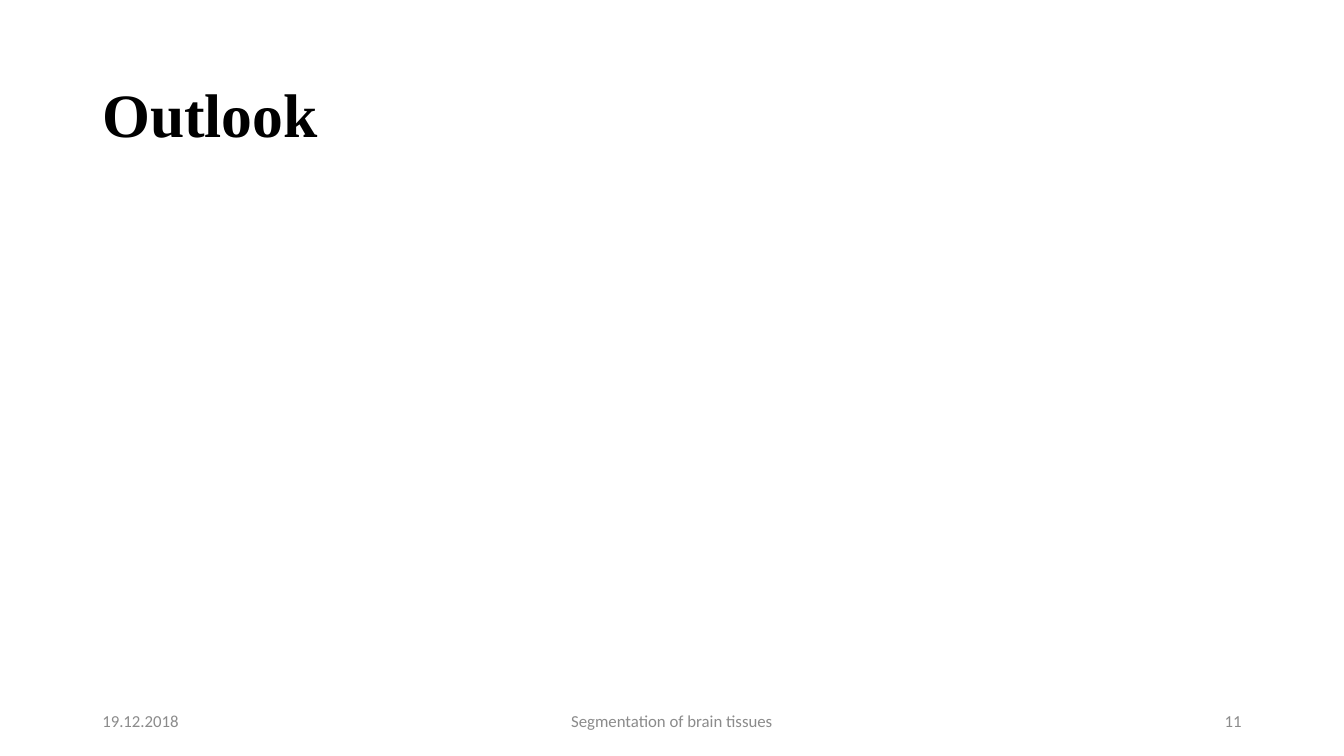
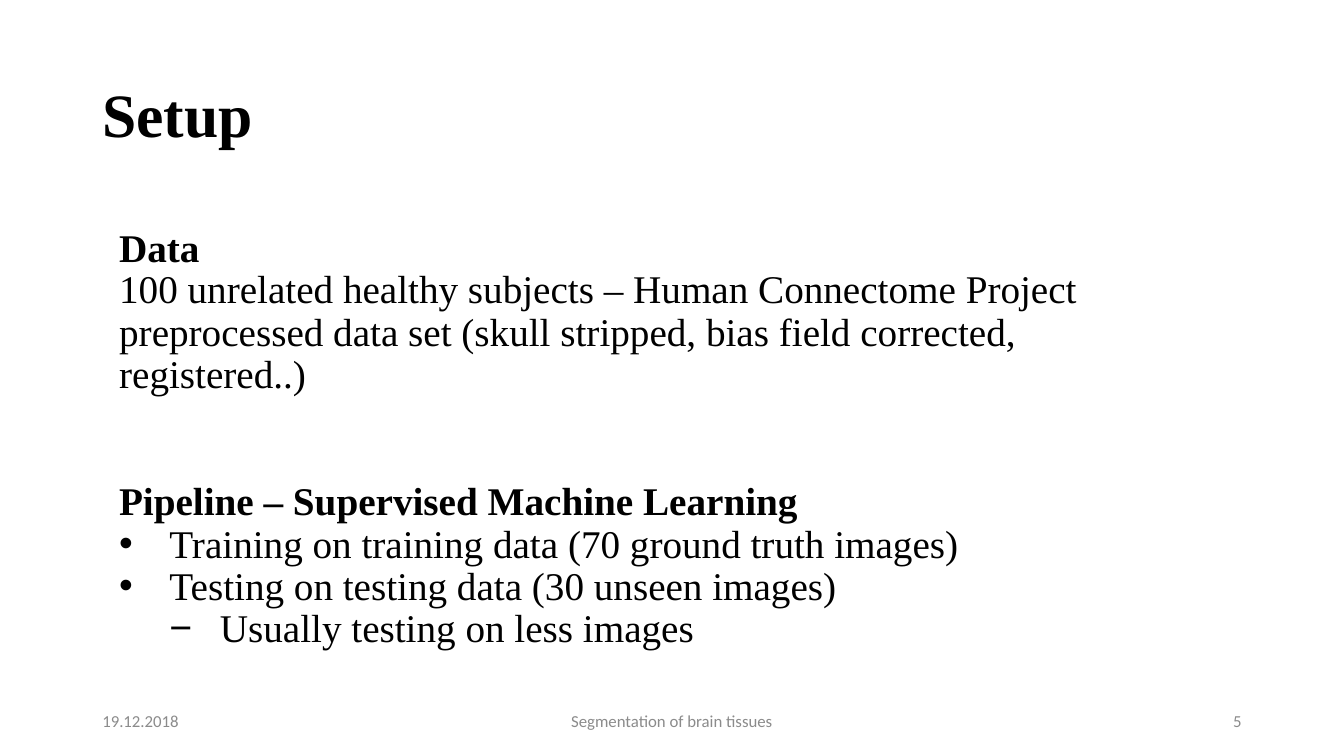
Before and after one commit to mhayoz/MIALab, a slide deck: slide 5 of Final Mialab.pptx (slide 11 before the commit). Drawn at 1344x756 pixels with LibreOffice and Linux fonts; fonts in the diff are those of the drawing; background and template pictures are left out. Boxes give left, top, right and bottom in pixels: in the first picture for what was removed or moved away, otherwise in the second. Text is boxed around its words. In the diff, an @@ line names an element or a change of style, - is before the commit and + after.

```diff
--- a/Final Mialab.pptx
+++ b/Final Mialab.pptx
@@ text at bbox=[102, 96, 253, 149]: text changed @@
-Outlook
+Setup
@@ text added at bbox=[119, 236, 1077, 650], 28 pt, text #000000 @@
+Data
+100 unrelated healthy subjects – Human Connectome Project preprocessed data set (skull stripped, bias field corrected, registered..)
+Pipeline – Supervised Machine Learning
+• Training on training data (70 ground truth images)
+• Testing on testing data (30 unseen images)
+  − Usually testing on less images
@@ page number at bbox=[1233, 716, 1241, 727]: text changed @@
-11
+5
```
Also in this commit, not shown: 2 other slides changed, 1 slide added.
